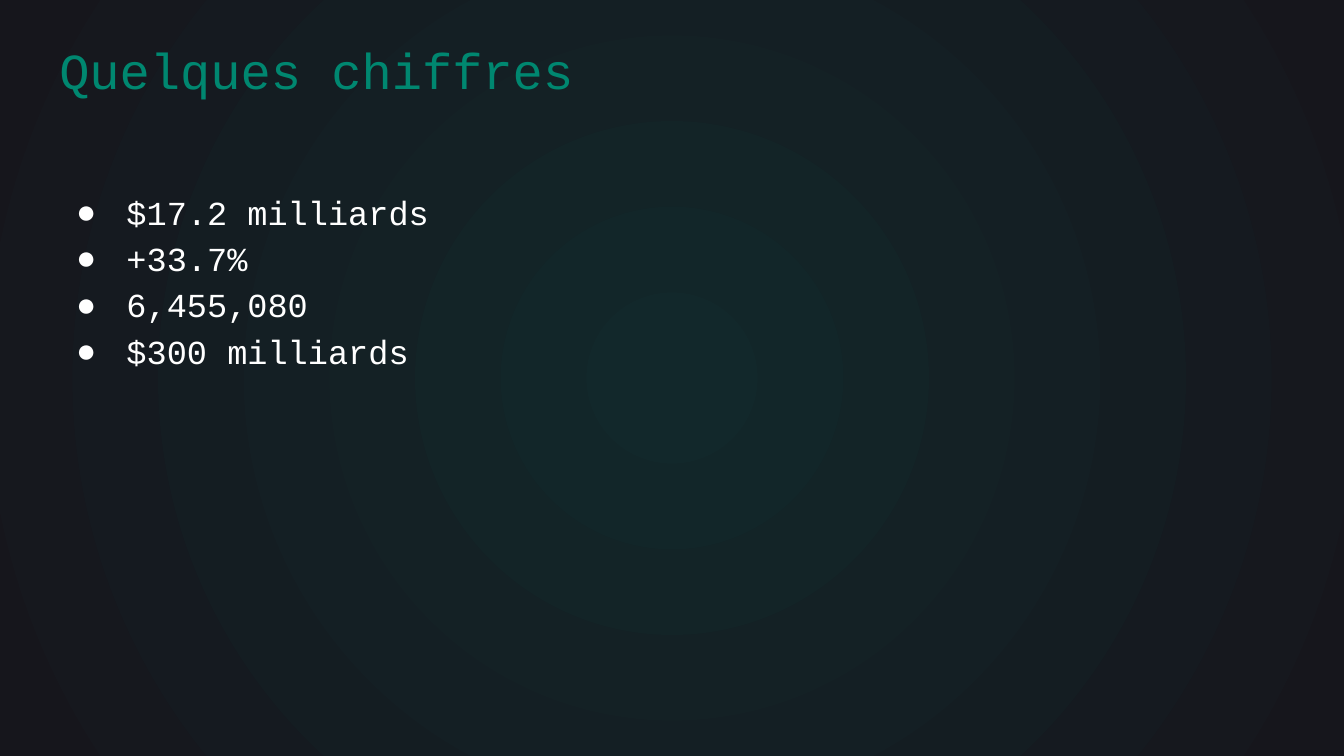
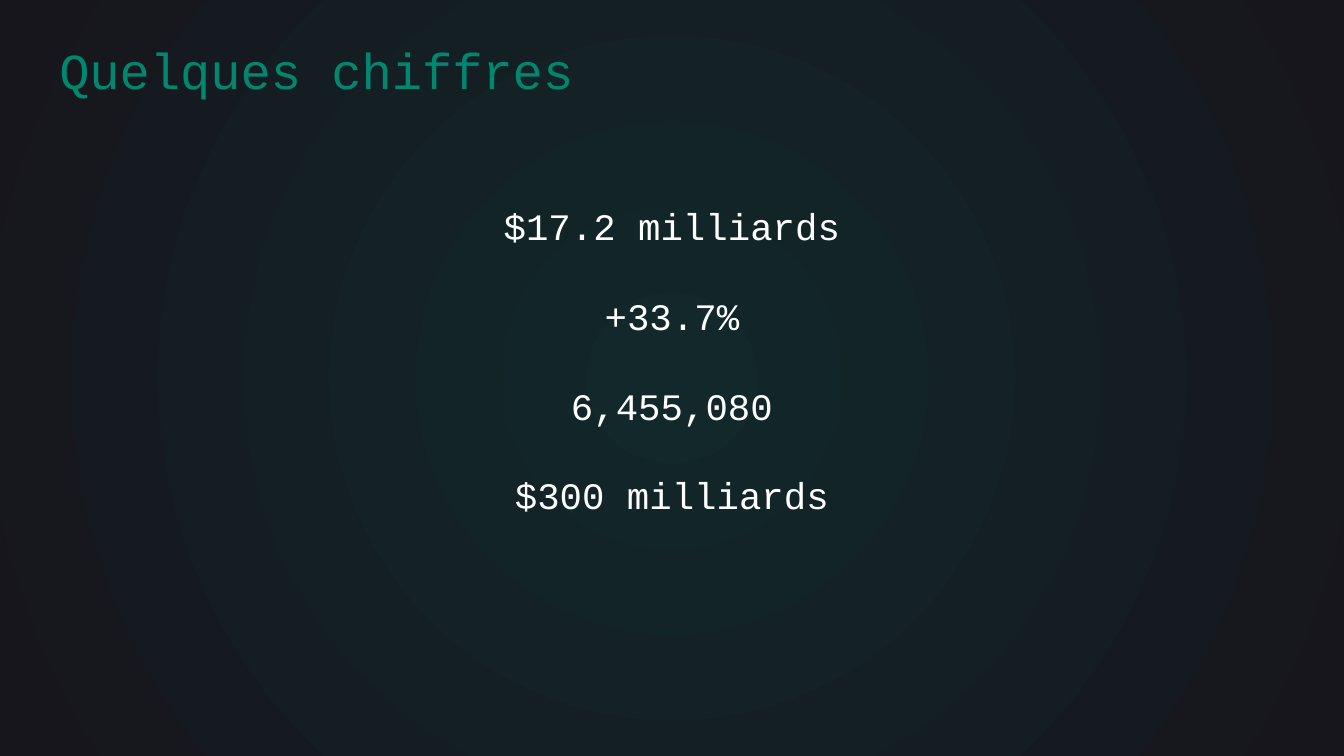
Before and after one commit to clement4saunier/FUNDSARESAFE, a slide deck: slide 4 of QuickStarter Pitch.pptx. Drawn at 1344x756 pixels with LibreOffice and Linux fonts; fonts in the diff are those of the drawing. Boxes give left, top, right and bottom in pixels: in the first picture for what was removed or moved away, otherwise in the second. Text is boxed around its words. In the diff, an @@ line names an element or a change of style, - is before the commit and + after.

```diff
--- a/QuickStarter Pitch.pptx
+++ b/QuickStarter Pitch.pptx
@@ text "$17.2 milliards" at box(504, 214, 840, 512): size 18 to 20 pt; alignment left to centre; bullet ● to none; line spacing 1.15 to 1; less space between paragraphs @@
```
Also in this commit, not shown: 1 other slide changed.
